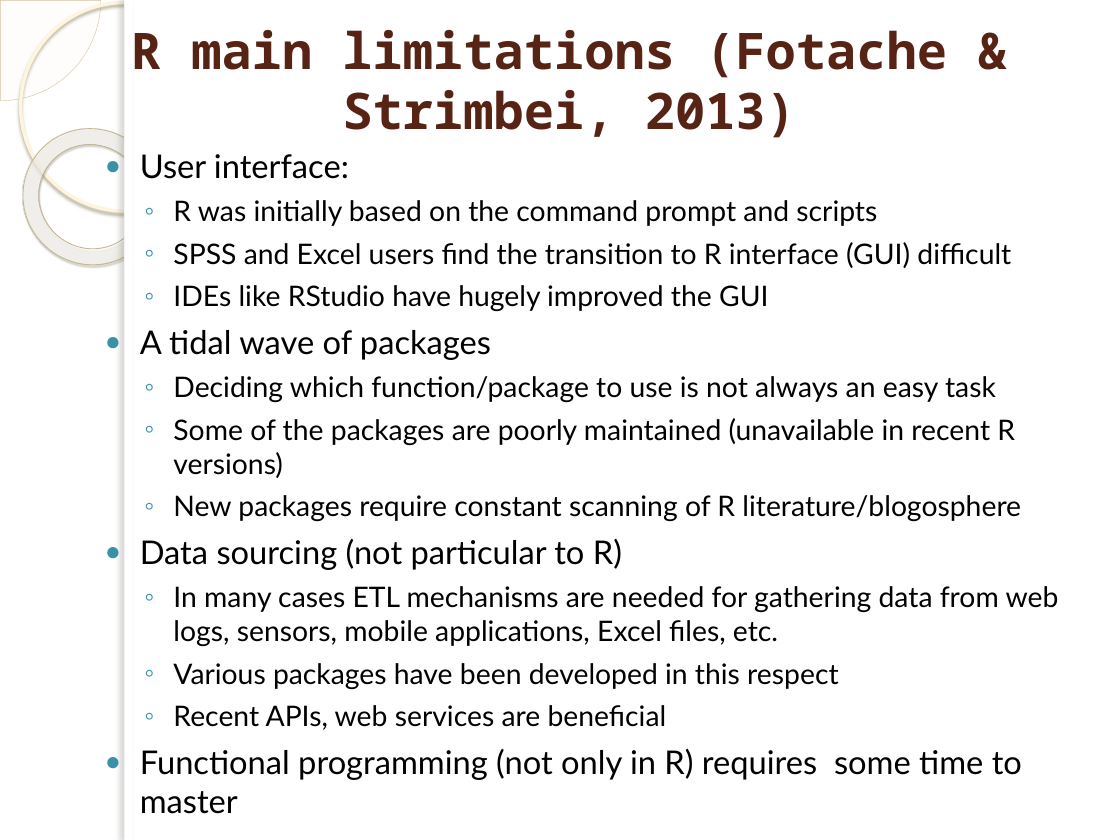
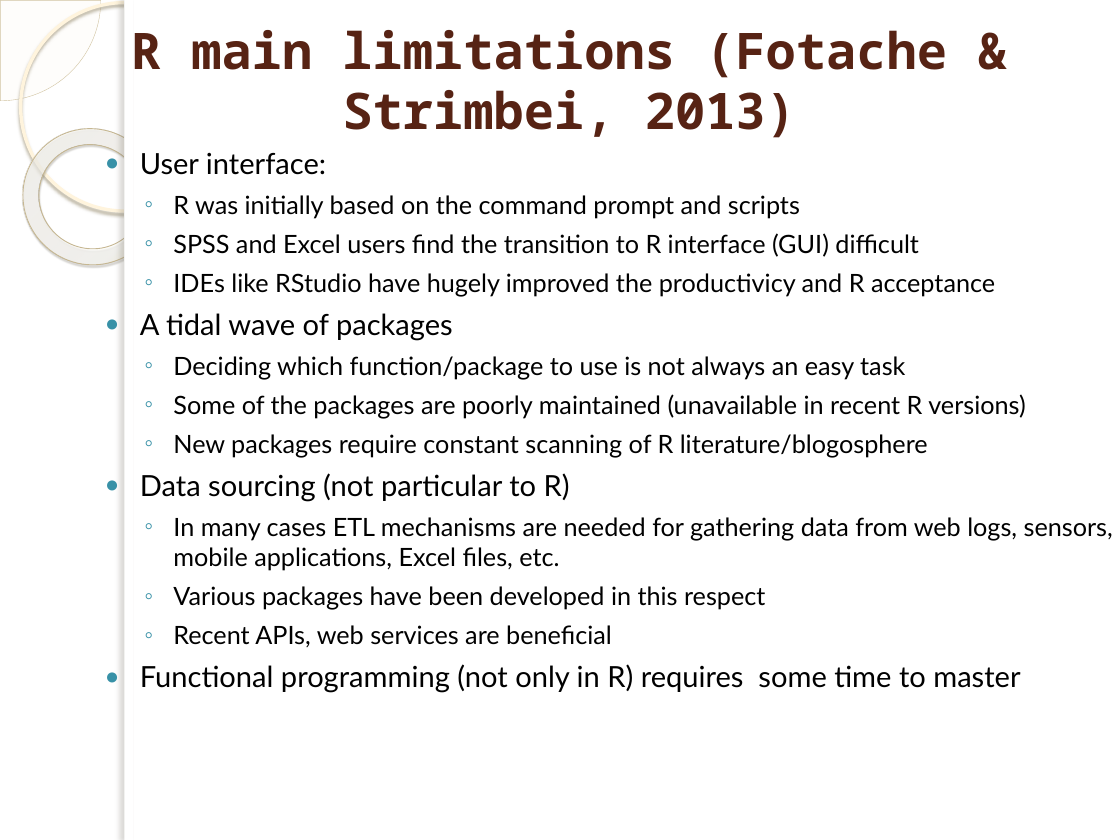
Before and after one commit to marinfotache/Data-Processing-Analysis-Science-with-R, a slide deck: slide 5 of 01 R_Introduction_Data Structures/01a_Introduction_to_R.pptx. Drawn at 1120x840 pixels with LibreOffice and Linux fonts; fonts in the diff are those of the drawing; background and template pictures are left out. Boxes give left, top, right and bottom in pixels: in the first picture for what was removed or moved away, otherwise in the second. Text is boxed around its words. In the diff, an @@ line names an element or a change of style, - is before the commit and + after.

```diff
--- a/01 R_Introduction_Data Structures/01a_Introduction_to_R.pptx
+++ b/01 R_Introduction_Data Structures/01a_Introduction_to_R.pptx
@@ text at (x1=140, y1=152, x2=1113, y2=693): size 21 to 18.8 pt in "User interface:", "A tidal wave of packages", "Data sourcing (not particular to R)", "Functional programming (not only in R) requires ..."; size 18.2 to 16.2 pt in "R was initially based on the command ...", "SPSS and Excel users find the transition ...", "Deciding which function/package to use is not ...", "Some of the packages are poorly maintained ..." and 4 more places @@
@@ text at (x1=173, y1=273, x2=995, y2=296): text changed; size 18.2 to 16.2 pt @@
-  ◦ IDEs like RStudio have hugely improved the GUI
+  ◦ IDEs like RStudio have hugely improved the productivicy and R acceptance
```
Also in this commit, not shown: 5 other slides changed.
